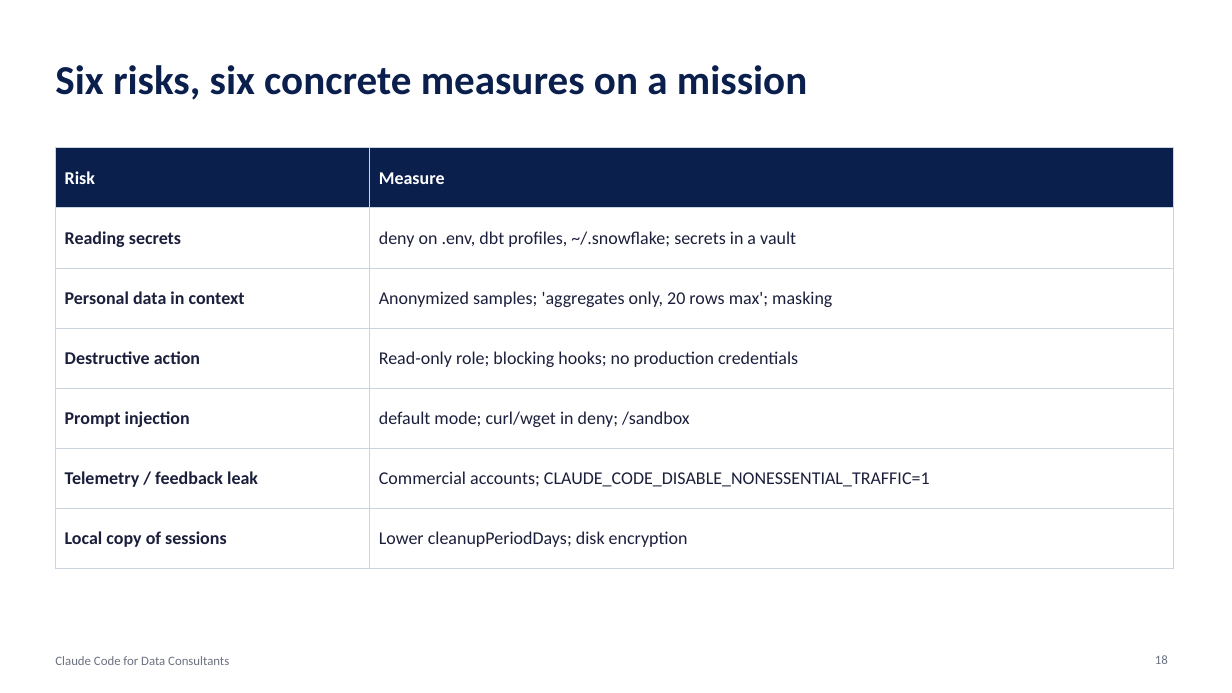
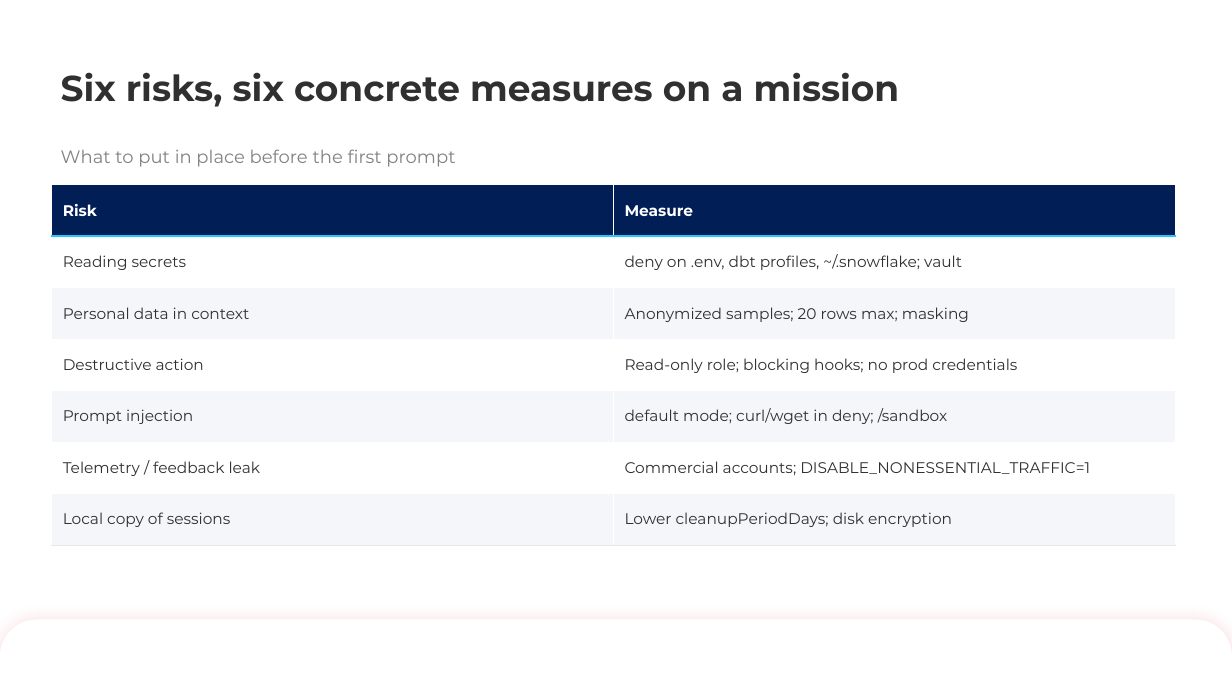
Before and after one commit to keyrus-formation/keyrus-claude-code-training, a slide deck: slide 18 of slides/4-delivery-security-costs-case-study.pptx. Drawn at 1232x693 pixels with LibreOffice and Linux fonts; fonts in the diff are those of the drawing; background and template pictures are left out. Boxes give left, top, right and bottom in pixels: in the first picture for what was removed or moved away, otherwise in the second. Text is boxed around its words. In the diff, an @@ line names an element or a change of style, - is before the commit and + after.

```diff
--- a/slides/4-delivery-security-costs-case-study.pptx
+++ b/slides/4-delivery-security-costs-case-study.pptx
@@ title "Six risks, six concrete measures ...": place and size @@
-title "Six risks, six concrete measures ..." at [55,65,807,100]
+title "Six risks, six concrete measures ..." at [61,72,900,107]
@@ title "Six risks, six concrete measures ..." at [61,72,900,107]: size 32 to 28 pt, font Calibri to Montserrat, text colour #0B1F4D to #303030; line spacing 1 to 0.9; vertical alignment middle to bottom @@
@@ subtitle added at [61,149,455,167], 14 pt, text #828282 @@
+What to put in place before the first prompt
@@ table at [52,185,1176,545] @@
-row 2, column 2: deny on .env, dbt profiles, ~/.snowflake; secrets in a vault
+row 2, column 2: deny on .env, dbt profiles, ~/.snowflake; vault
-row 3, column 2: Anonymized samples; 'aggregates only, 20 rows max'; masking
+row 3, column 2: Anonymized samples; 20 rows max; masking
-row 4, column 2: Read-only role; blocking hooks; no production credentials
+row 4, column 2: Read-only role; blocking hooks; no prod credentials
-row 6, column 2: Commercial accounts; CLAUDE_CODE_DISABLE_NONESSENTIAL_TRAFFIC=1
+row 6, column 2: Commercial accounts; DISABLE_NONESSENTIAL_TRAFFIC=1
@@ fill #0B1F4D to #021E57 in row 1 @@
@@ fill #FFFFFF to #F4F6FA in 6 cells @@
@@ size 14 to 12 pt, font Calibri to Montserrat in "Risk", "Measure", "Reading secrets", "Personal data in context" and 6 more places @@
@@ text colour #1B1F3B to #303030 in "Reading secrets", "Personal data in context", "Destructive action", "Prompt injection" and 4 more places @@
@@ bold off in "Reading secrets", "Personal data in context", "Destructive action", "Prompt injection" and 2 more places @@
@@ borders changed @@
@@ table: place and size @@
-table at [55,148,1174,551]
+table at [52,185,1176,545]
@@ round same rect added at [0,619,1232,693], fill #FFFFFF @@
@@ text removed at [55,656,229,665] @@
-Claude Code for Data Consultants
@@ page number removed at [1155,655,1168,664] @@
-18
```
Also in this commit, not shown: 36 other slides changed, 7 other files.
